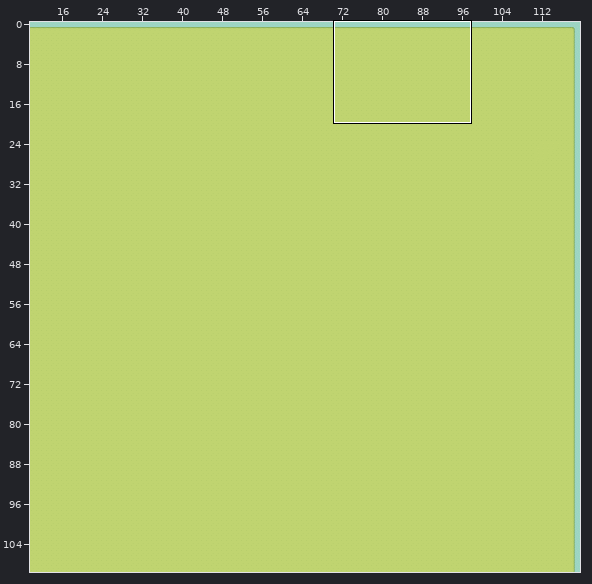
Tiled map, stored at assets/map.tmx. Above, an overview of the earlier version with the close-up marked.
Close-up. Old version:
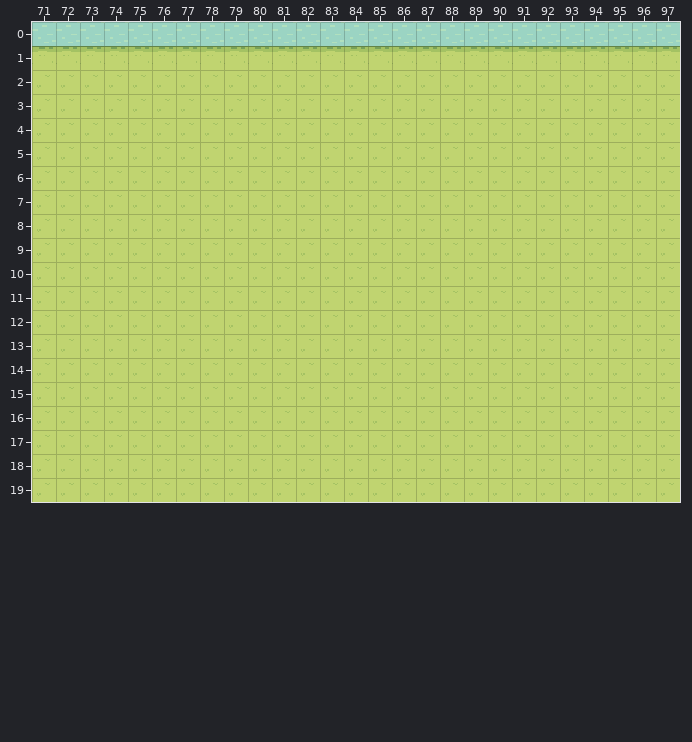
Cells are 16x16 px. Shown: x 71..97, y 0..19. The commit also changed other parts of the map, which this record leaves out. Not drawn, because the pictures are missing: unchanged layer "Tile Layer 3".
The result:
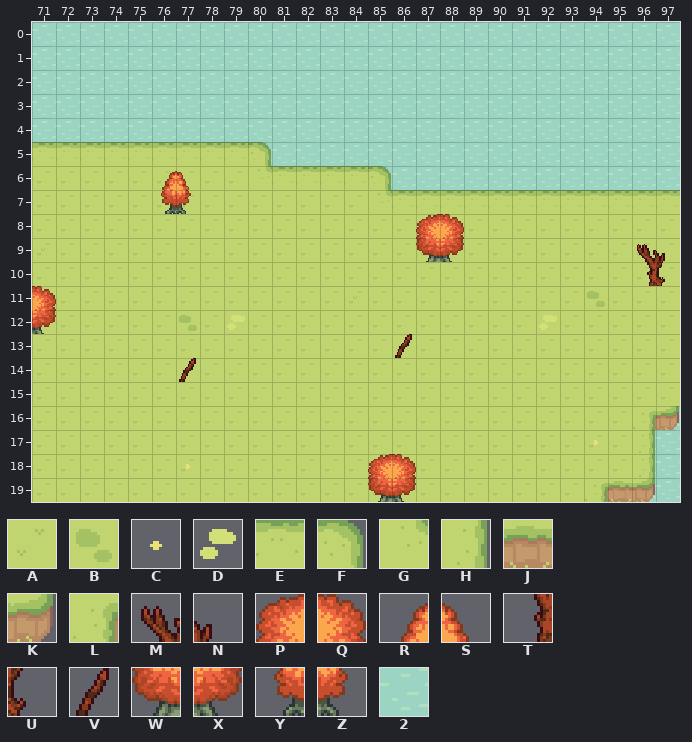
Key: from "Grass": A 1, B 3, C 7, D 35; from "Hills": E 2, F 3, G 5, H 9, J 14, K 15, L 17; from "Houses": M 177, N 178, P 182, Q 183, R 184, S 185, T 199, U 200, V 201, W 204, X 205, Y 206, Z 207; from "Water": 2 0.
_ is an empty cell.
From old to new:
Layer "Water":
y 1..4: x 71..97 ___________________________ -> 222222222222222222222222222
y 5: x 80..97 __________________ -> 222222222222222222
y 6: x 85..97 _____________ -> 2222222222222
y 16: x 97 _ -> 2
y 17..19: x 96..97 __ -> 22
Layer "Grass":
y 1: x 71..97 EEEEEEEEEEEEEEEEEEEEEEEEEEE -> ___________________________
y 2..4: x 71..97 AAAAAAAAAAAAAAAAAAAAAAAAAAA -> ___________________________
y 5: x 71..97 AAAAAAAAAAAAAAAAAAAAAAAAAAA -> EEEEEEEEEF_________________
y 6: x 80..97 AAAAAAAAAAAAAAAAAA -> GEEEEF____________
y 7: x 85..97 AAAAAAAAAAAAA -> GEEEEEEEEEEEE
y 16: x 96..97 AA -> LK
y 17..18: x 96..97 AA -> H_
y 19: x 94..97 AAAA -> LJK_
Layer "Buldings":
y 6: x 76..77 __ -> RS
y 7: x 76..77 __ -> YZ
y 8: x 87..88 __ -> PQ
y 9: x 87..88 __ -> WX; x 96..97 __ -> MN
y 10: x 96..97 __ -> TU
y 11: x 71 _ -> Q; x 94 _ -> B
y 12: x 71 _ -> X; x 77 _ -> B; x 79 _ -> D; x 92 _ -> D
y 13: x 86 _ -> V
y 14: x 77 _ -> V
y 17: x 94 _ -> C
y 18: x 77 _ -> C; x 85..86 __ -> PQ
y 19: x 85..86 __ -> WX
